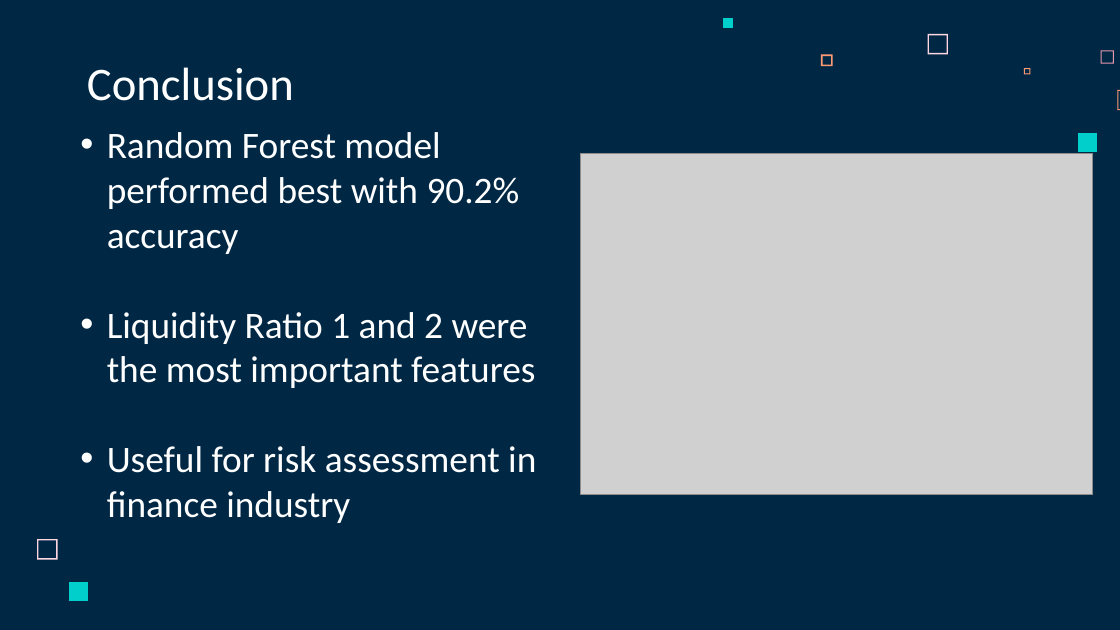
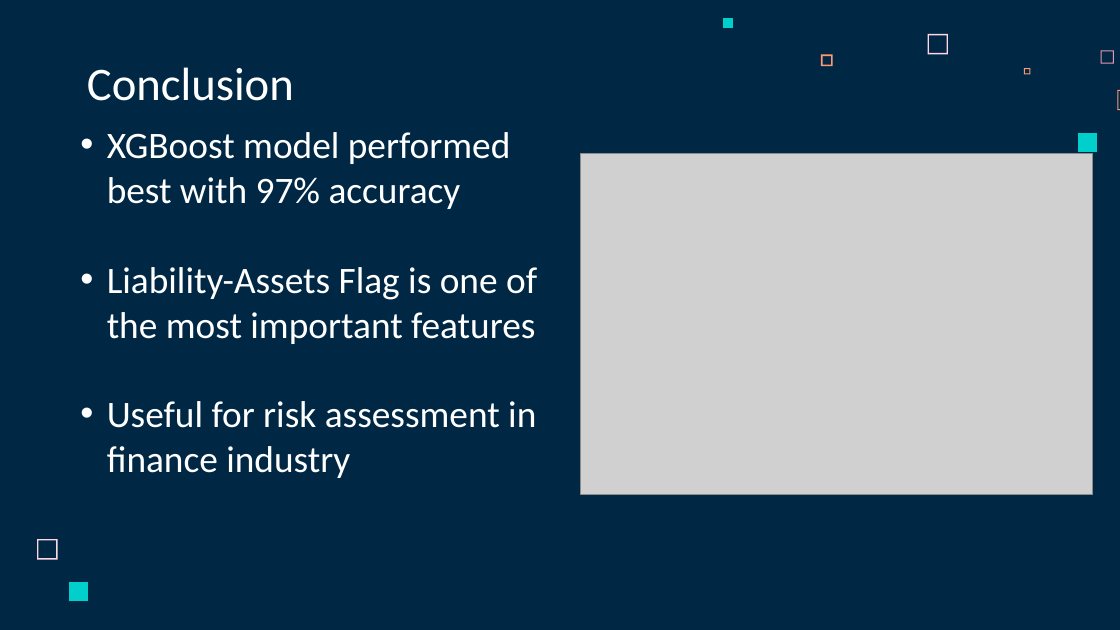
Before and after one commit to whoismanoj/Team8-Company-Bankruptcy-Prediction-Mini-Project-DSAI, a slide deck: slide 14 of SC1015 Project Slides.pptx (slide 16 before the commit). Drawn at 1120x630 pixels with LibreOffice and Linux fonts; fonts in the diff are those of the drawing; grey boxes stand for pictures. Boxes give left, top, right and bottom in pixels: in the first picture for what was removed or moved away, otherwise in the second. Text is boxed around its words. In the diff, an @@ line names an element or a change of style, - is before the commit and + after.

```diff
--- a/SC1015 Project Slides.pptx
+++ b/SC1015 Project Slides.pptx
@@ text at (107,132,537,344): text changed @@
-• Random Forest model performed best with 90.2% accuracy
-• Liquidity Ratio 1 and 2 were the most important features
+• XGBoost model performed best with 97% accuracy
+• Liability-Assets Flag is one of the most important features
```
Also in this commit, not shown: 3 other slides changed, 3 slides added, 4 slides removed.
